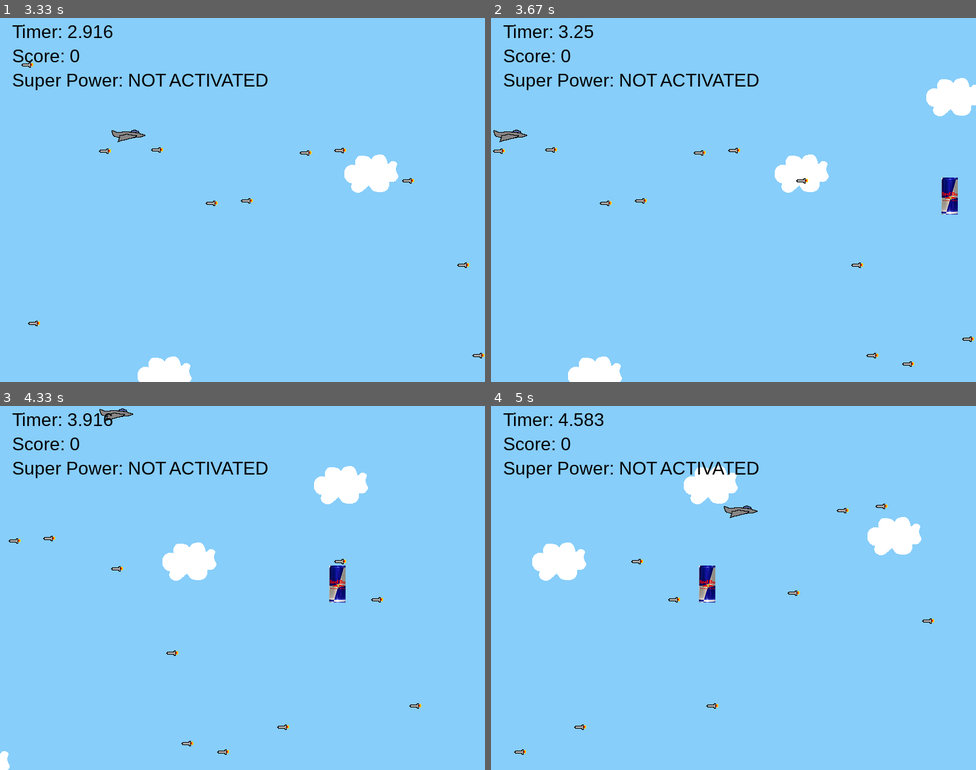
Above: before the commit, frames 1-4 (two rows, left to right).
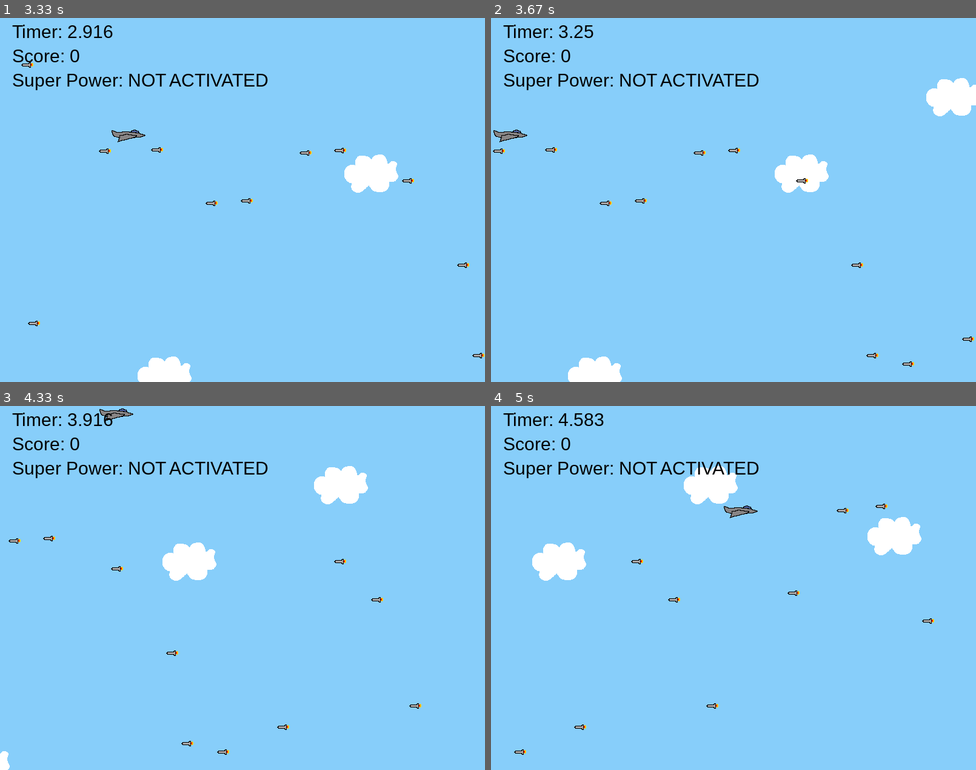
Above: after the commit, the same moments.

Repository: someone-existing/PyGame
Game: pygame game, started from game.py
Same seed, same stepped clock (60 frames per second), same inputs: the game is played once before the commit and once after it.
Inputs:
- Up to frame 1 (3.33 s): click "Play" at 0.38 s; tap Enter at 0.67 s; hold Right 1-1.47 s; hold Right 1.83-2.3 s; hold Left 2.33-2.87 s; hold Down 2.9-3.2 s; hold Left from 3.23 s (still down)
- Up to frame 2 (3.67 s): release Left at 3.63 s
- Up to frame 3 (4.33 s): hold Up 3.67-4.03 s; hold Right from 4.07 s (still down)
- Up to frame 4 (5 s): release Right at 4.7 s; hold Down from 4.73 s (still down)

Frame 1 is identical in both runs. In frame 2, 0.3% of the frame differs, in the area x 92-97%, y 43-54%; in frame 3, 0.3%; in frame 4, 0.3%.

Commit message:
Update game.py

Diff:
--- a/game.py
+++ b/game.py
@@ -272,7 +272,7 @@
     pygame.time.set_timer(ENEMYSPEED, 10000)
 
     SUPERPOWER = pygame.USEREVENT + 4
-    pygame.time.set_timer(SUPERPOWER, 3000) #random.randint(8500, 45000)
+    pygame.time.set_timer(SUPERPOWER, random.randint(8500, 45000))
 
     # Instantiate player. Right now, this is just a rectangle.
     player = Player()
